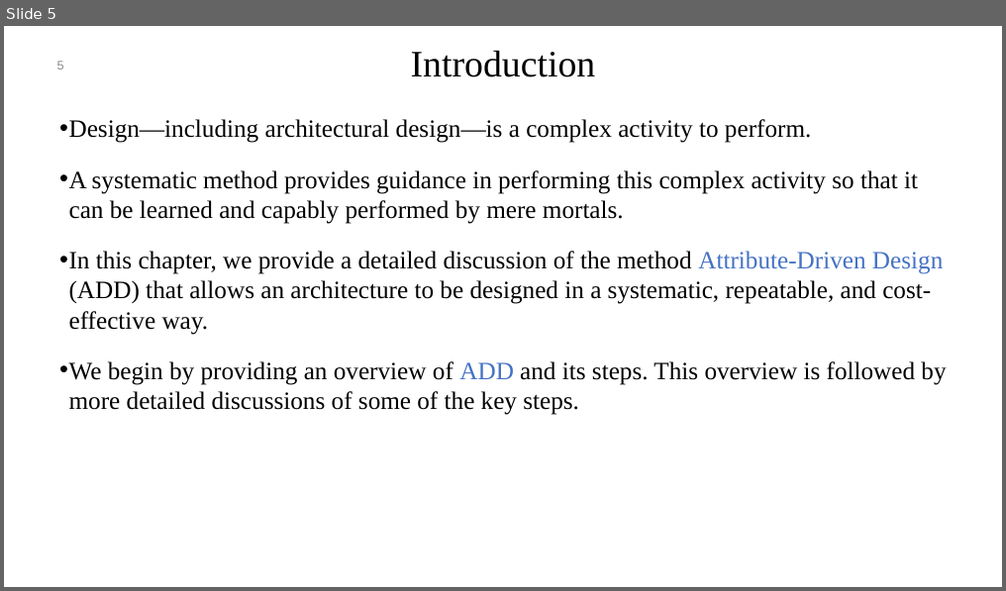
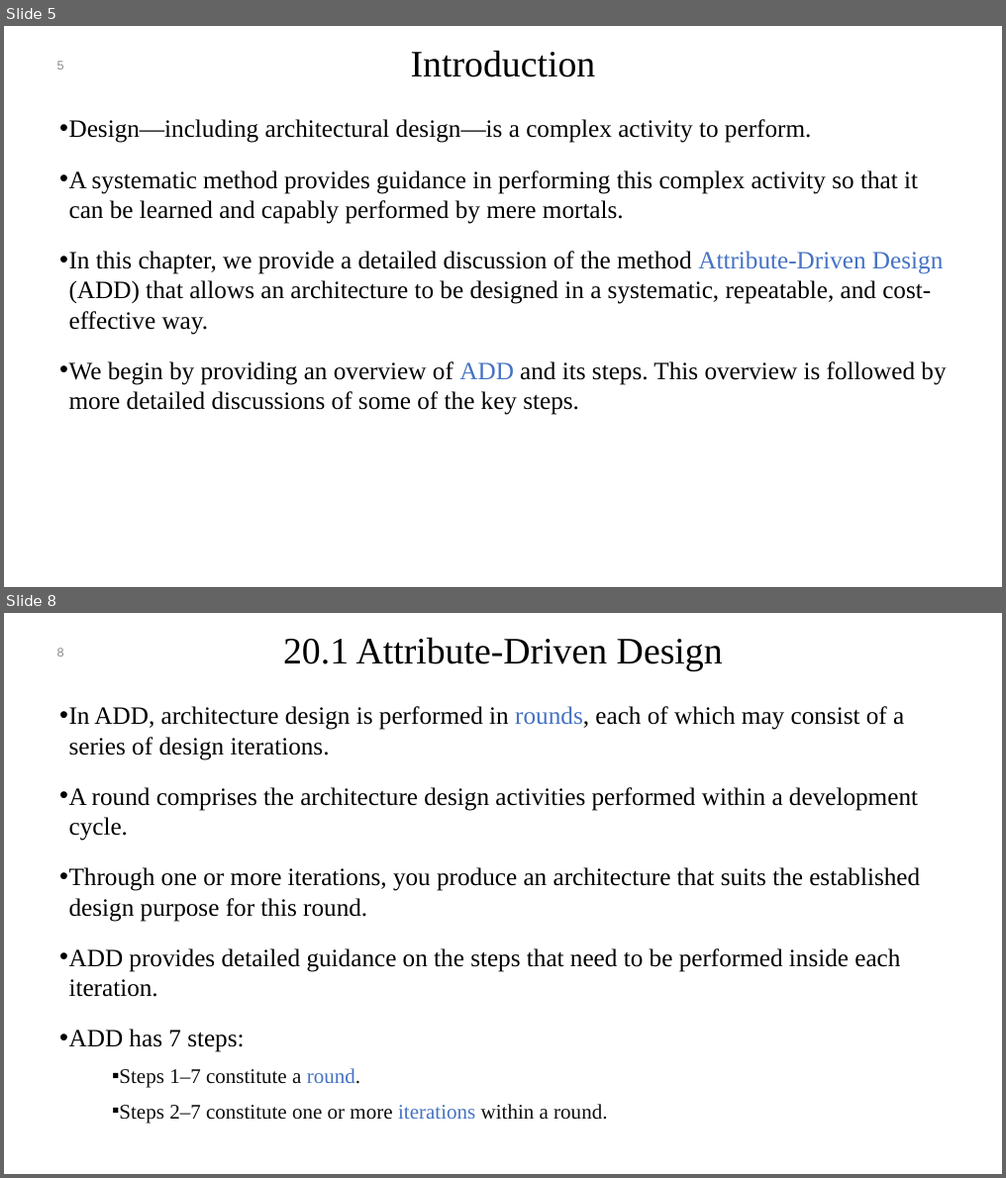
Before and after one commit to mohamad-khorsandi/slides-of-software-architecture-in-practice-4th-ed, a slide deck: chapter 20.pptx. Shown one above the other, each under a label of ours: slide 5 before the commit, slides 5 and 8 after it; the slides between them are not shown. The pictures are 1006x591 and 1006x1178 pixels, drawn with LibreOffice and Linux fonts; fonts in the diff are those of the drawing; background and template pictures are left out. Boxes give left, top, right and bottom in pixels: in the first picture for what was removed or moved away, otherwise in the second. Text is boxed around its words. In the diff, an @@ line names an element or a change of style, - is before the commit and + after.

```diff
--- a/chapter 20.pptx
+++ b/chapter 20.pptx
@@ slide 8 added at <box>4,613,1002,1174</box>, background #FFFFFF @@
@@ title added at <box>283,637,723,671</box>, 36 pt, text #000000 @@
+20.1 Attribute-Driven Design
@@ page number added at <box>57,648,64,657</box>, 12 pt, text #8C8C8C @@
+8
@@ text added at <box>69,706,920,1123</box>, 24 pt, text #000000 @@
+• In ADD, architecture design is performed in rounds, each of which may consist of a series of design iterations.
+• A round comprises the architecture design activities performed within a development cycle.
+• Through one or more iterations, you produce an architecture that suits the established design purpose for this round.
+• ADD provides detailed guidance on the steps that need to be performed inside each iteration.
+• ADD has 7 steps:
+  ▪ Steps 1–7 constitute a round.
+  ▪ Steps 2–7 constitute one or more iterations within a round.
```
Also in this commit, not shown: 1 slide changed, 24 other slides added.
